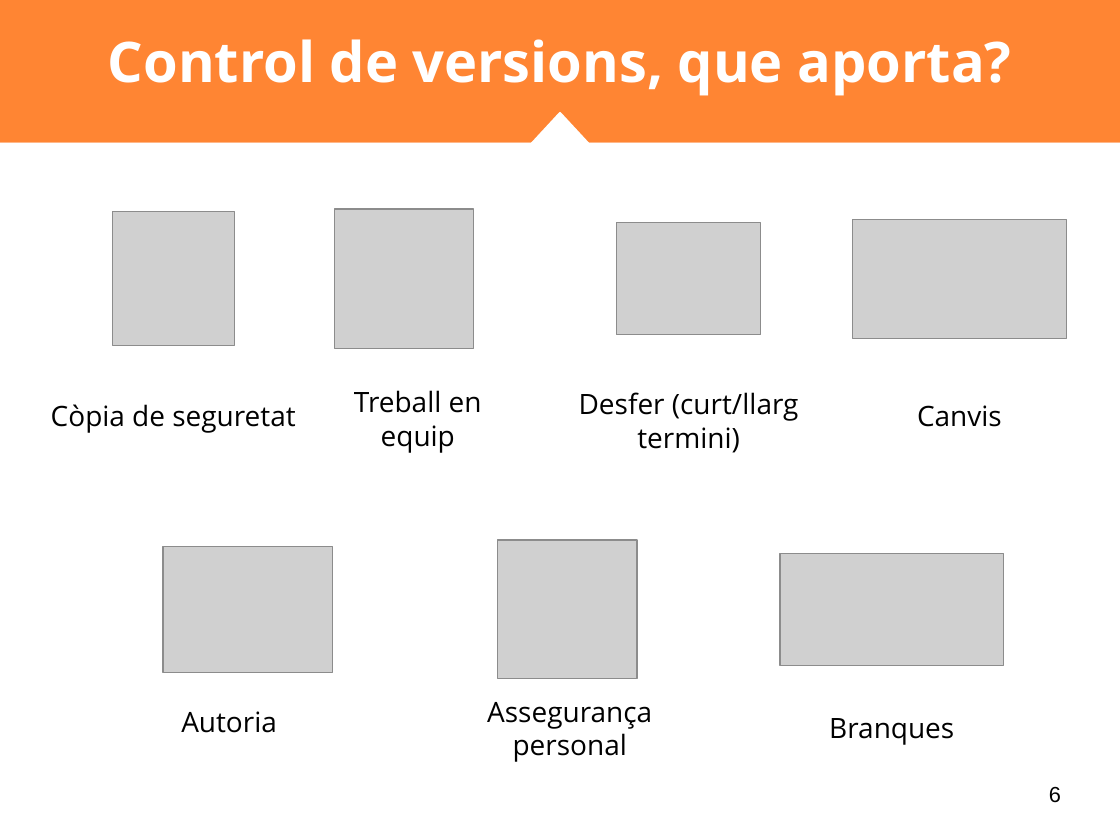
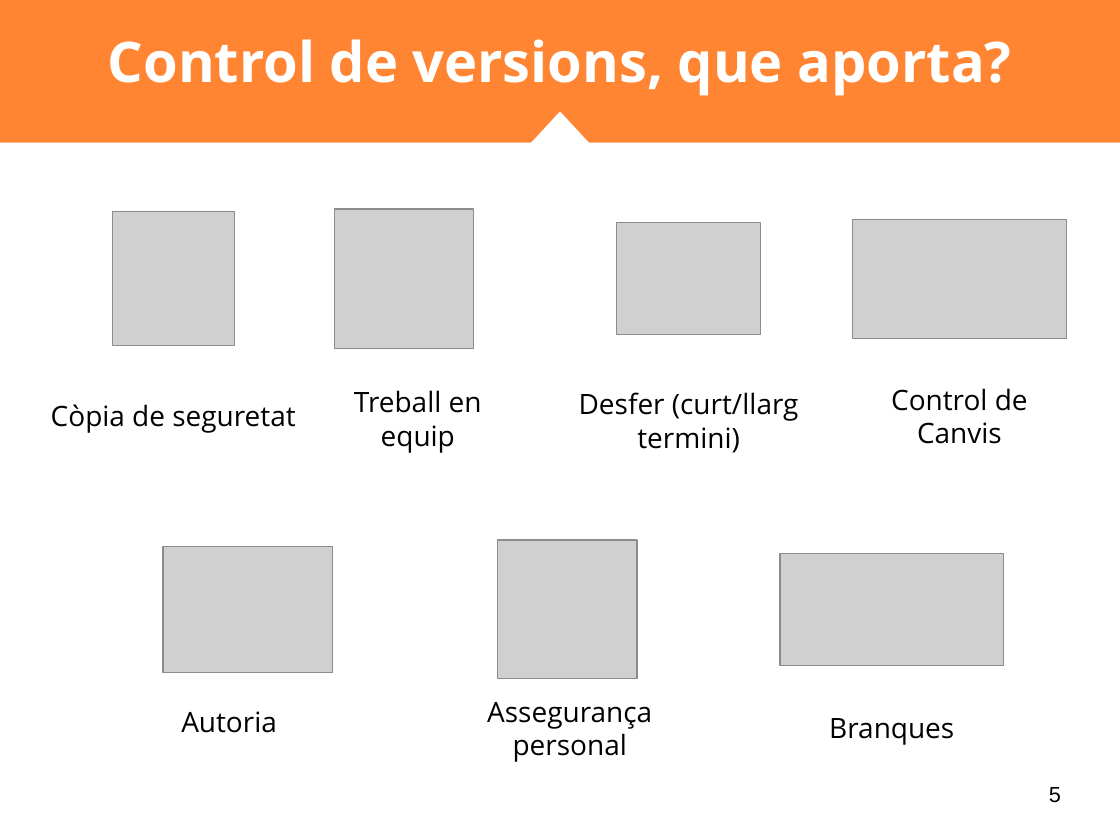
Before and after one commit to nmaletm/git-presentation, a slide deck: slide 5 of Presentations/P1.3 - Introducció a GIT.pptx (slide 6 before the commit). Drawn at 1120x840 pixels with LibreOffice and Linux fonts; fonts in the diff are those of the drawing; grey boxes stand for pictures. Boxes give left, top, right and bottom in pixels: in the first picture for what was removed or moved away, otherwise in the second. Text is boxed around its words. In the diff, an @@ line names an element or a change of style, - is before the commit and + after.

```diff
--- a/Presentations/P1.3 - Introducció a GIT.pptx
+++ b/Presentations/P1.3 - Introducció a GIT.pptx
@@ text at box(891, 388, 1028, 444): text changed @@
-Canvis
+Control de Canvis
@@ page number at box(1049, 787, 1061, 803): text changed @@
-6
+5
```
Also in this commit, not shown: 2 other slides changed, 2 slides added, 1 slide removed, 6 other files.
